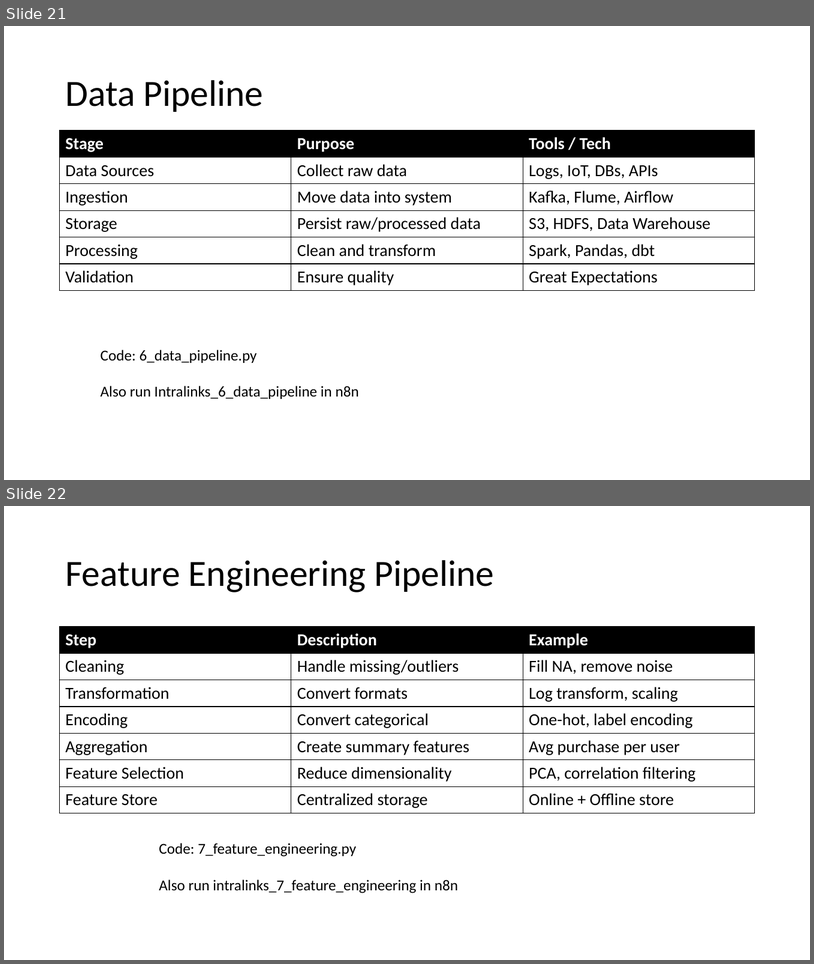
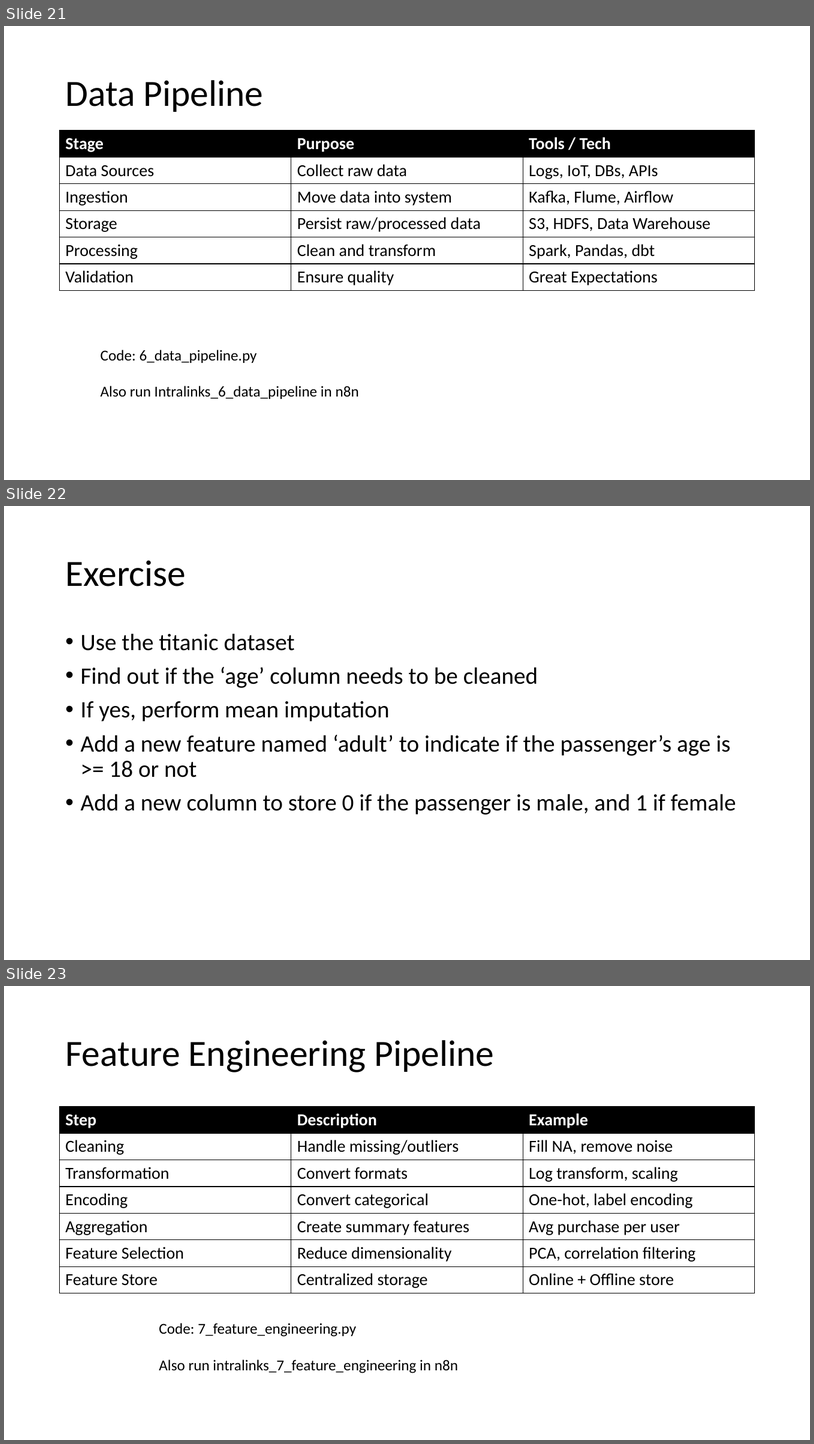
Before and after one commit to atulkahatecdac/il, a slide deck: AI-ML.pptx. Shown one above the other, each under a label of ours: slides 21 and 22 before the commit, slides 21, 22 and 23 after it. The pictures are 814x964 and 814x1444 pixels, drawn with LibreOffice and Linux fonts; fonts in the diff are those of the drawing. Boxes give left, top, right and bottom in pixels: in the first picture for what was removed or moved away, otherwise in the second. Text is boxed around its words. In the diff, an @@ line names an element or a change of style, - is before the commit and + after.

Commit message:
titanic

```diff
--- a/AI-ML.pptx
+++ b/AI-ML.pptx
@@ slide 22 added at (4,506,810,960), background #FFFFFF @@
@@ title added at (65,560,186,586), 44 pt, text #000000 @@
+Exercise
@@ text added at (81,633,737,814), 28 pt, text #000000 @@
+• Use the titanic dataset
+• Find out if the ‘age’ column needs to be cleaned
+• If yes, perform mean imputation
+• Add a new feature named ‘adult’ to indicate if the passenger’s age is >= 18 or not
+• Add a new column to store 0 if the passenger is male, and 1 if female
@@ what was slide 22 is now slide 23 @@
```
Also in this commit, not shown: 1 slide changed, 5 other files.
